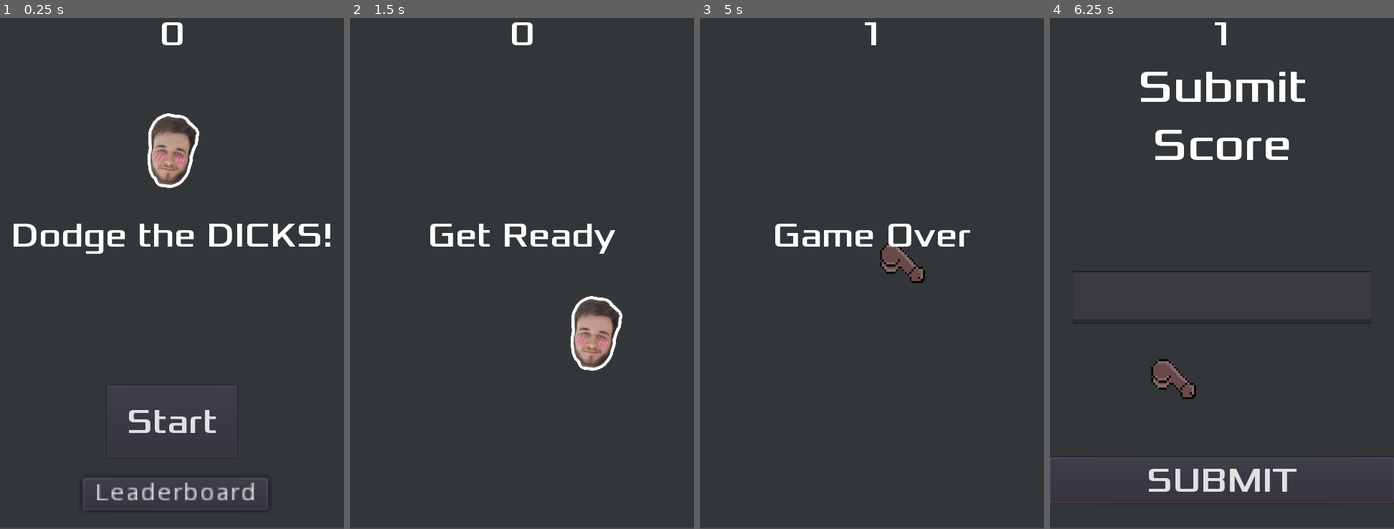
Above: before the commit, frames 1-4 (left to right).
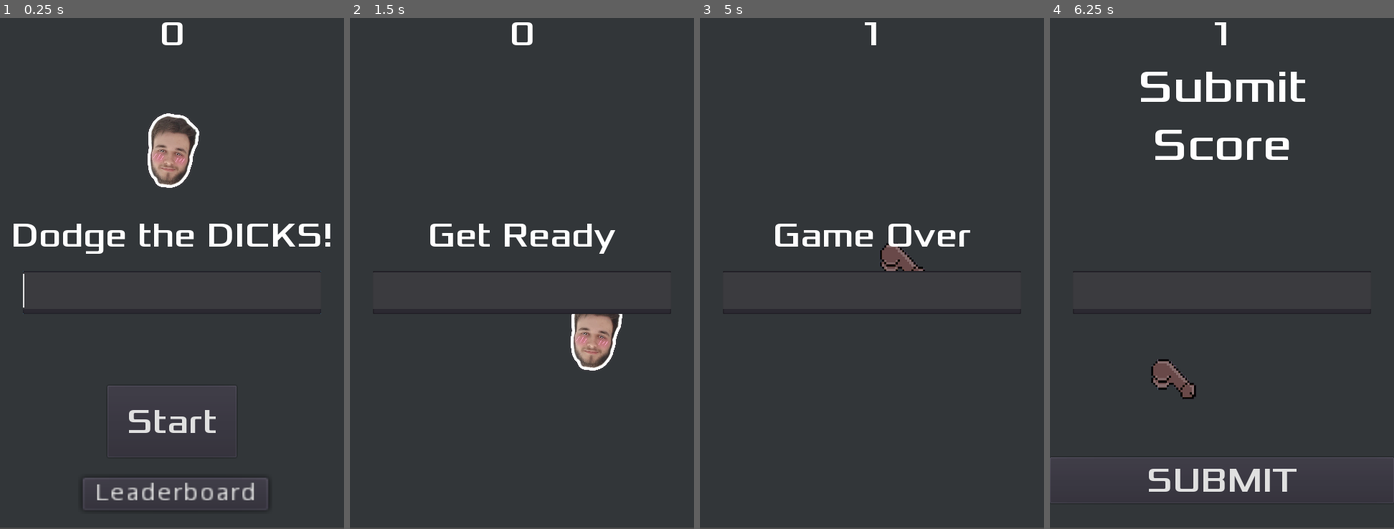
Above: after the commit, the same moments.

Repository: tonto98/DodgeTheD
Game: Godot game, scene res://Main.tscn
The game is run twice, just before and just after one commit, with the same random seed, the same clock (stepped at 60 frames per second) and the same inputs.
Inputs:
- Up to frame 1 (0.25 s): no input
- Up to frame 2 (1.5 s): click "Start" at 0.5 s; tap Enter at 1.25 s; hold D (move_right) from 1.28 s (still down); tap Space (start_game) at 1.35 s
- Up to frame 3 (5 s): release D (move_right) at 2.03 s; hold S (move_down) 2.03-2.78 s; tap Space (start_game) every 0.75 s from 2.1 to 4.35 s; hold D (move_right) 2.78-3.53 s; hold W (move_up) 3.53-4.28 s; hold A (move_left) from 4.28 s (still down)
- Up to frame 4 (6.25 s): tap Space (start_game) at 5.1, 5.85 s; release A (move_left) at 5.78 s; hold S (move_down) from 5.78 s (still down)

The runs differ from the first frame. In frame 1, less than 0.1% of the frame differs, in the area x 6-94%, y 49-58%; in frame 2, 0.2%; in frame 3, 0.1%; in frame 4, 0.1%.
Error in both runs: Unable to iterate on object of type 'Nil'. (res://Leaderboard.gd:15)

Commit message:
Leaderboard done

Diff:
--- a/HUD.tscn
+++ b/HUD.tscn
@@ -16,16 +16,16 @@
 [sub_resource type="ShortCut" id=4]
 shortcut = SubResource( 3 )
 
-[sub_resource type="DynamicFontData" id=1]
+[sub_resource type="DynamicFontData" id=8]
 font_path = "res://fonts/Xolonium-Regular.ttf"
 
 [sub_resource type="DynamicFont" id=6]
 size = 64
-font_data = SubResource( 1 )
+font_data = SubResource( 8 )
 
 [sub_resource type="DynamicFont" id=7]
-size = 50
-font_data = SubResource( 1 )
+size = 38
+font_data = SubResource( 8 )
 
 [node name="HUD" type="CanvasLayer"]
 script = ExtResource( 1 )
@@ -103,13 +103,12 @@
 }
 
 [node name="NameInput" type="TextEdit" parent="."]
-visible = false
 anchor_top = 0.5
 anchor_right = 1.0
 anchor_bottom = 0.5
 margin_left = 32.0
 margin_right = -32.0
-margin_bottom = 74.0
+margin_bottom = 60.0
 custom_fonts/font = SubResource( 7 )
 highlight_current_line = true
 script = ExtResource( 2 )
@@ -135,4 +134,5 @@
 [connection signal="pressed" from="StartButton" to="." method="_on_StartButton_pressed"]
 [connection signal="timeout" from="MessageTimer" to="." method="_on_MessageTimer_timeout"]
 [connection signal="pressed" from="LeaderboardButton" to="." method="_on_LeaderboardButton_pressed"]
+[connection signal="text_changed" from="NameInput" to="NameInput" method="_on_NameInput_text_changed"]
 [connection signal="pressed" from="SubmitButton" to="." method="_on_SubmitButton_pressed"]
--- a/Leaderboard.gd
+++ b/Leaderboard.gd
@@ -17,11 +17,14 @@
 	$List.text = getFormattedList(scores)
 
 func getFormattedList(list):
-	var result = ""
+	var result = "#  SCORE PLAYER\n\n"
 	var i = 0
-	for item in list:
+	var topTen = list.slice(0, 9, 1, false)
+	for item in topTen:
 		i += 1
-		result += str(i) + ". " + str(item.score) + " " + item.name + "\n"
+		var rank = "%02d" % i
+		var score = "%03d" % int(item.score)
+		result += rank + ".  " + score + "   " + item.name + "\n"
 	return result
 
 
--- a/Leaderboard.tscn
+++ b/Leaderboard.tscn
@@ -9,9 +9,16 @@
 size = 64
 font_data = SubResource( 1 )
 
+[sub_resource type="DynamicFont" id=4]
+size = 45
+font_data = SubResource( 1 )
+
+[sub_resource type="DynamicFontData" id=8]
+font_path = "res://fonts/Xolonium-Regular.ttf"
+
 [sub_resource type="DynamicFont" id=3]
 size = 42
-font_data = SubResource( 1 )
+font_data = SubResource( 8 )
 
 [node name="Leaderboard" type="CanvasLayer"]
 script = ExtResource( 1 )
@@ -38,13 +45,13 @@
 anchor_top = 0.5
 anchor_right = 1.0
 anchor_bottom = 0.5
-margin_top = -39.0
-margin_right = 197.0
-margin_bottom = 70.0
+margin_left = 40.0
+margin_top = -250.0
+margin_right = 120.0
+margin_bottom = 500.0
 rect_scale = Vector2( 0.708905, 0.708905 )
-custom_fonts/font = SubResource( 2 )
+custom_fonts/font = SubResource( 4 )
 text = "Loading.."
-align = 1
 __meta__ = {
 "_edit_use_anchors_": false
 }
--- a/NameInput.gd
+++ b/NameInput.gd
@@ -1,16 +1,25 @@
 extends TextEdit
 
-
-# Declare member variables here. Examples:
-# var a = 2
-# var b = "text"
-
+export(int) var LIMIT = 15
+var current_text = ''
+var cursor_line = 0
+var cursor_column = 0
 
 # Called when the node enters the scene tree for the first time.
 func _ready():
 	grab_focus()
 
 
-# Called every frame. 'delta' is the elapsed time since the previous frame.
-#func _process(delta):
-#	pass
+func _on_NameInput_text_changed():
+	var new_text : String = text
+	if new_text.length() > LIMIT:
+		text = current_text
+		# when replacing the text, the cursor will get moved to the beginning of the
+		# text, so move it back to where it was
+		cursor_set_line(cursor_line)
+		cursor_set_column(cursor_column)
+
+	current_text = text
+	# save current position of cursor for when we have reached the limit
+	cursor_line = cursor_get_line()
+	cursor_column = cursor_get_column()
--- a/Player.tscn
+++ b/Player.tscn
@@ -54,7 +54,7 @@
 scale = Vector2( 0.0790956, 0.0781502 )
 frames = SubResource( 1 )
 animation = "panic"
-frame = 1
+frame = 2
 playing = true
 
 [node name="CollisionShape2D" type="CollisionShape2D" parent="."]
Not shown: 1 places in Leaderboard.tscn that only renumber resources
